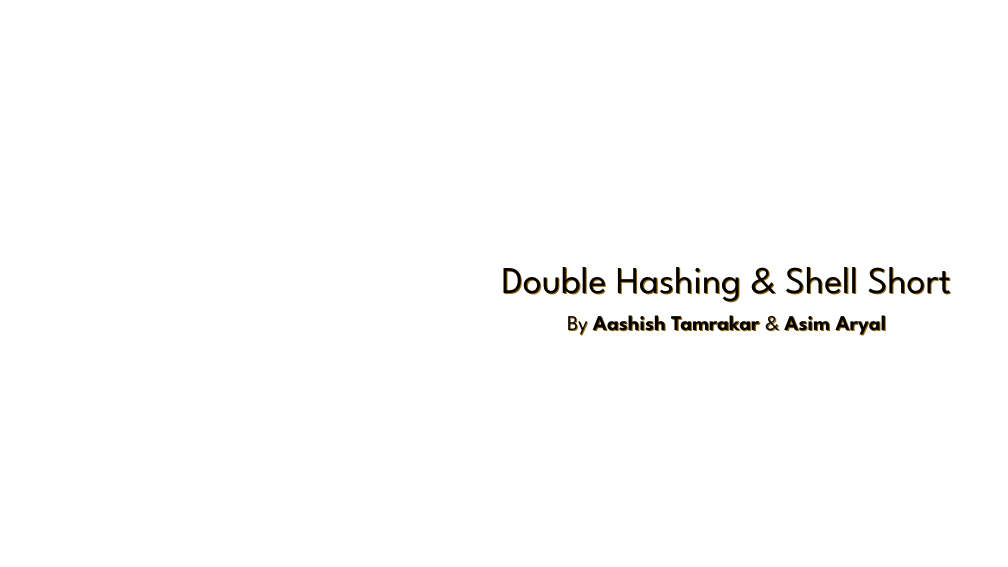
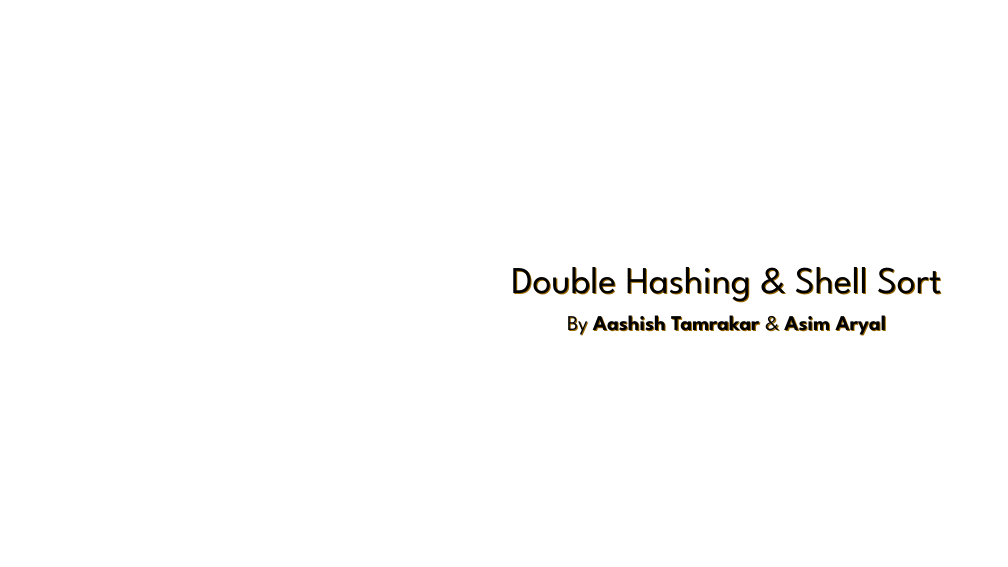
Before and after one commit to praash47/dsa, a slide deck: slide 1 of double_hash_and_shell_sort.pptx. Drawn at 1008x567 pixels with LibreOffice and Linux fonts; fonts in the diff are those of the drawing; background and template pictures are left out. Boxes give left, top, right and bottom in pixels: in the first picture for what was removed or moved away, otherwise in the second. Text is boxed around its words. In the diff, an @@ line names an element or a change of style, - is before the commit and + after.

```diff
--- a/double_hash_and_shell_sort.pptx
+++ b/double_hash_and_shell_sort.pptx
@@ title at [511, 267, 941, 303]: text changed @@
-Double Hashing & Shell Short
+Double Hashing & Shell Sort
```
Also in this commit, not shown: 1 slide added, 1 other file.
